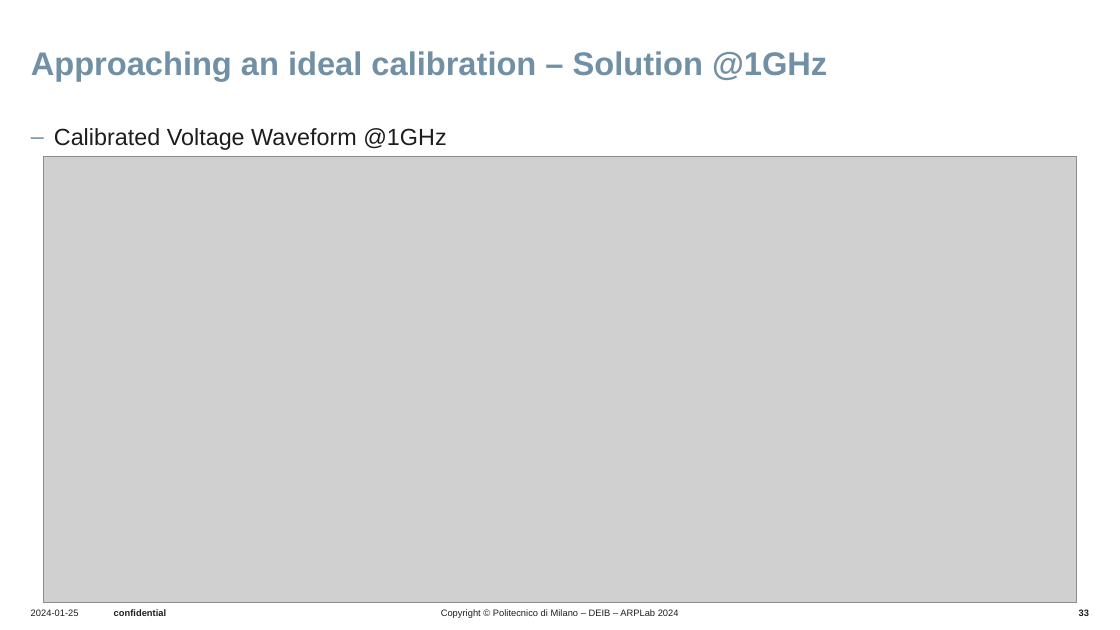
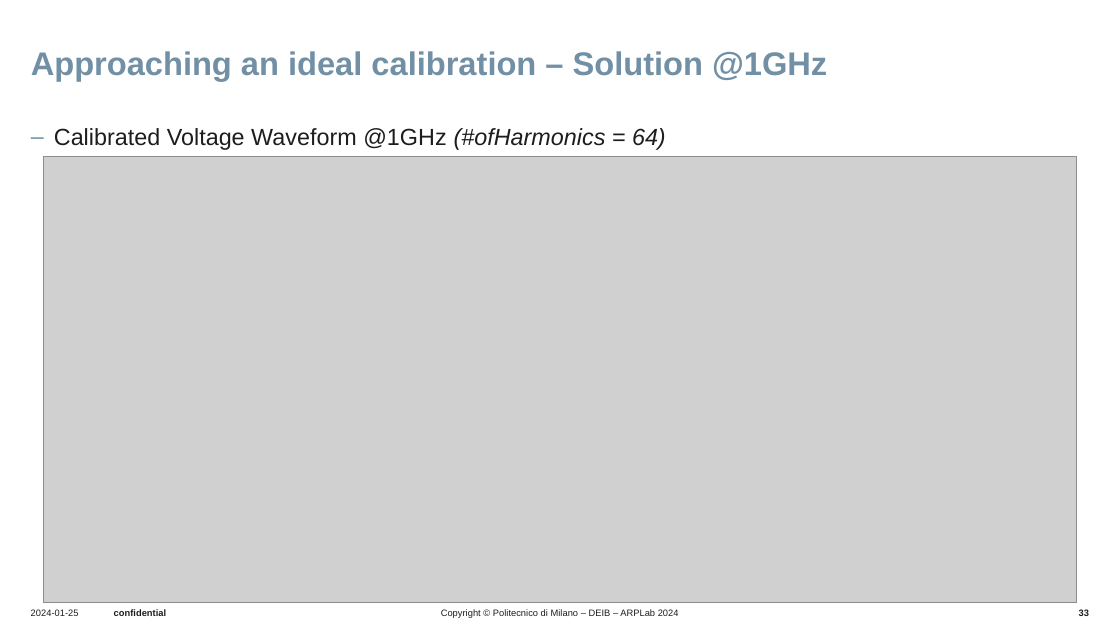
Before and after one commit to UseProxy305/thesisWork, a slide deck: slide 33 of Presentations/presentation5_4_sep/20250904_bi.pptx. Drawn at 1120x630 pixels with LibreOffice and Linux fonts; fonts in the diff are those of the drawing; grey boxes stand for pictures; background and template pictures are left out. Boxes give left, top, right and bottom in pixels: in the first picture for what was removed or moved away, otherwise in the second. Text is boxed around its words. In the diff, an @@ line names an element or a change of style, - is before the commit and + after.

```diff
--- a/Presentations/presentation5_4_sep/20250904_bi.pptx
+++ b/Presentations/presentation5_4_sep/20250904_bi.pptx
@@ text at [54, 128, 666, 150]: text changed @@
-‒ Calibrated Voltage Waveform @1GHz
+‒ Calibrated Voltage Waveform @1GHz (#ofHarmonics = 64)
```
Also in this commit, not shown: 4 other slides changed.
